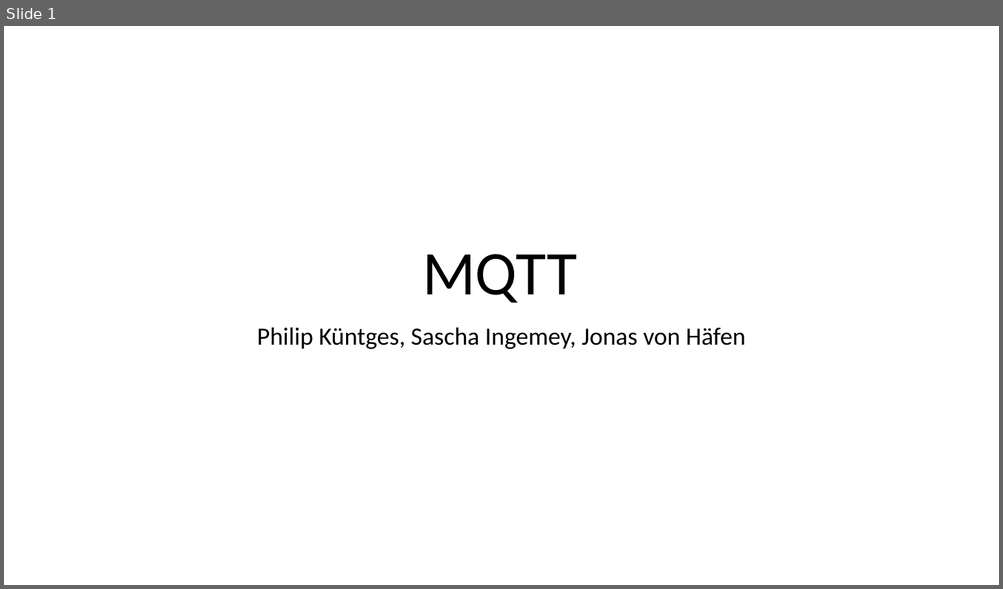
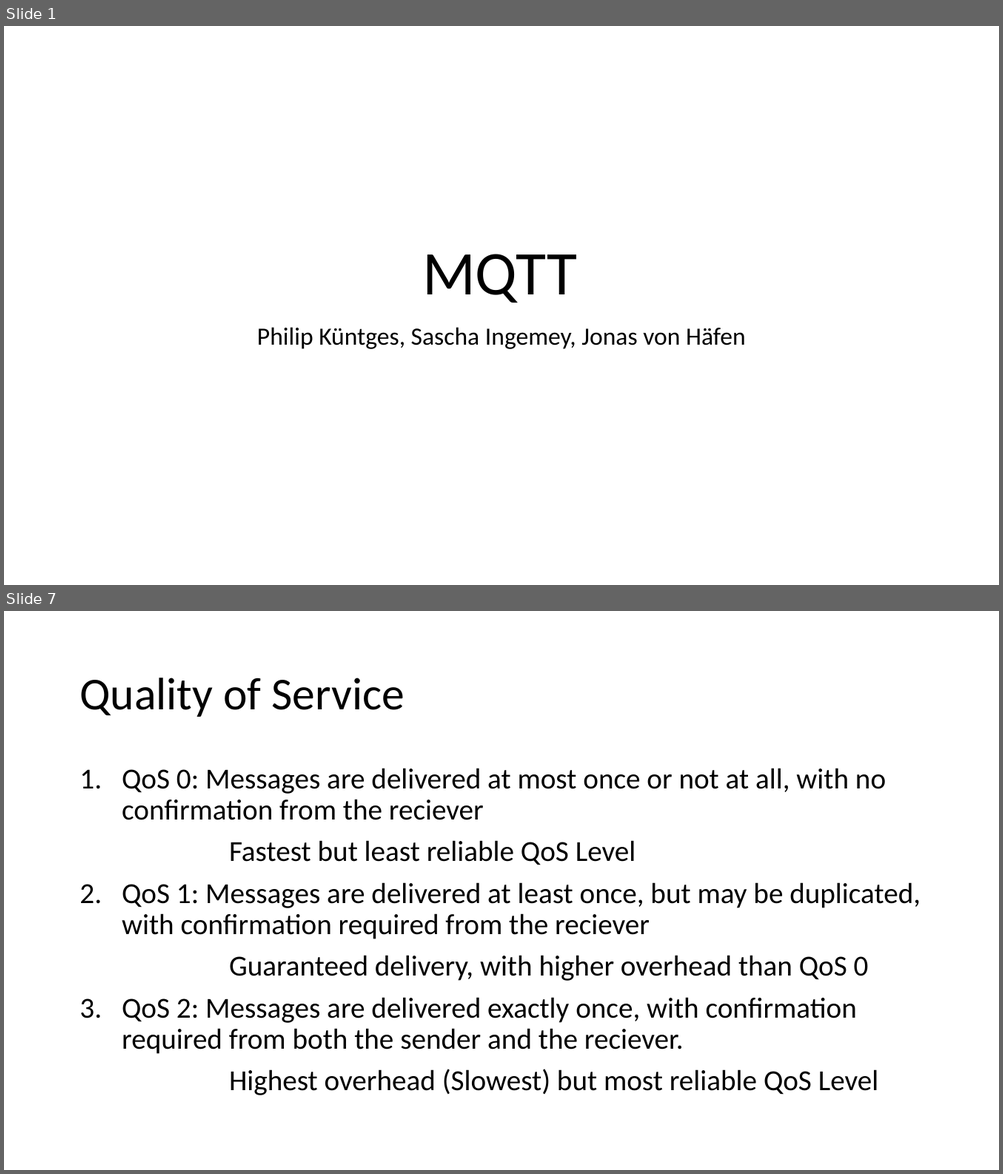
Before and after one commit to sebivenlo/ESD-2023-MQTT, a slide deck: Presentation/Jonas MQTT.pptx. Shown one above the other, each under a label of ours: slide 1 before the commit, slides 1 and 7 after it; the slides between them are not shown. The pictures are 1003x589 and 1003x1174 pixels, drawn with LibreOffice and Linux fonts; fonts in the diff are those of the drawing. Boxes give left, top, right and bottom in pixels: in the first picture for what was removed or moved away, otherwise in the second. Text is boxed around its words. In the diff, an @@ line names an element or a change of style, - is before the commit and + after.

```diff
--- a/Presentation/Jonas MQTT.pptx
+++ b/Presentation/Jonas MQTT.pptx
@@ slide 7 added at [4,611,999,1170], background #FFFFFF @@
@@ title added at [79,678,404,717], 44 pt, text #000000 @@
+Quality of Service
@@ text added at [122,768,920,1096], 28 pt, text #000000 @@
+1. QoS 0: Messages are delivered at most once or not at all, with no confirmation from the reciever
+Fastest but least reliable QoS Level
+2. QoS 1: Messages are delivered at least once, but may be duplicated, with confirmation required from the reciever
+Guaranteed delivery, with higher overhead than QoS 0
+3. QoS 2: Messages are delivered exactly once, with confirmation required from both the sender and the reciever.
+Highest overhead (Slowest) but most reliable QoS Level
```
Also in this commit, not shown: 3 slides changed, 7 other slides added, 2 slides removed, 1 other file.
